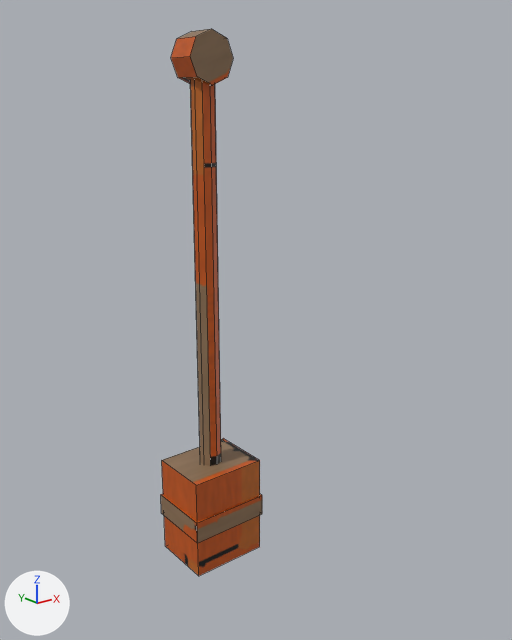
Two versions of the OBJ model assets/models/Hammer_Age3/Hammer_Age3.obj, one commit apart.
Both versions are drawn from a 50 mm lens placed at (-1.99, -2.89, -0.18), pointed at (0.37, 0.06, -1.36). The axes (+X, +Y, +Z) are drawn at lower left. The lights are the same throughout. The picture after the commit comes second. Mesh edges are drawn as thin lines. Where no turn or scale is listed for an object, it has been applied to the vertices.

Objects in the first picture: 'Hammer_Age3'.
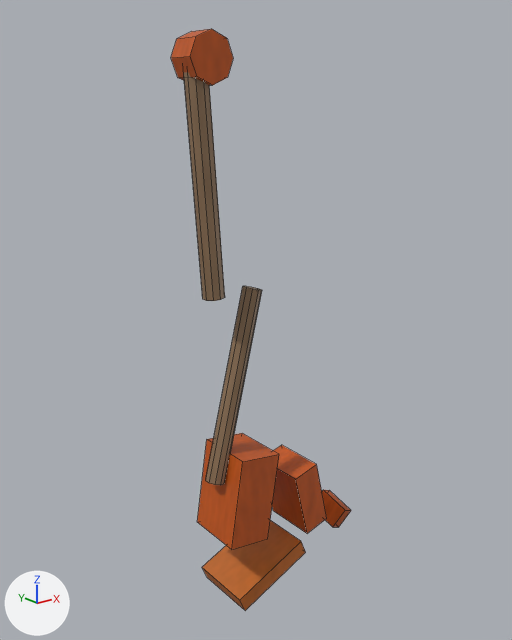
The change in detail:
me_hammer_age3 is used by ob_hammer_age3; location (0.0, 0.0, 0.0).
me_hammer_age3 had 52 vertices, 34 faces and spanned x -0.22..0.22, y -0.18..0.18, z -2.62..0.12.
me_hammer_age3 now has 88 vertices, 58 faces and spans x -0.12..1.04, y -0.19..0.19, z -2.99..0.12.
me_hammer_age3 part 1: the loose piece of 20 vertices spanning x -0.06..0.06, y -0.06..0.06, z -2.2..0.0 is rebuilt with 20 vertices and now spans x -0.1..0.1, y -0.06..0.06, z -1.16..0.0.
me_hammer_age3 part 2: the loose piece of 8 vertices spanning x -0.21..0.21, y -0.17..0.17, z -2.62..-2.08 is rebuilt with 8 vertices and now spans x 0.01..0.35, y -0.17..0.17, z -2.6..-2.04.
me_hammer_age3 part 3: a new loose piece of 20 vertices spanning x -0.02..0.34, y -0.06..0.05, z -2.23..-1.13, in mat_hammer_age3_baked (picture img_hammer_age3_png).
me_hammer_age3 part 4: the loose piece of 8 vertices spanning x -0.22..0.22, y -0.18..0.18, z -2.41..-2.29 is deleted.
Part 5, on me_hammer_age3:
24 vertices are added at x 0.05..1.04, y -0.19..0.19, z -2.99..-2.26.
18 new faces join them.
me_hammer_age3 part 6: 10 kept faces spanning x -0.12..0.12, y -0.08..0.08, z -0.12..0.12 get new texture (UV) coordinates.

Pixel boxes (x1, y1, x2, y2) of what changed, in the pictures (512 x 640 px):
'Hammer_Age3', reshaped (77% wider, 6% taller): before (161, 29, 262, 576); after (171, 29, 351, 611)
part 1 of me_hammer_age3, rebuilt (31% wider, 41% shorter): before (190, 80, 221, 466); after (184, 72, 225, 301)
part 2 of me_hammer_age3, rebuilt (16% narrower, 16% shorter): before (162, 438, 260, 576); after (197, 433, 279, 549)
part 3 of me_hammer_age3, added (brown): after (206, 286, 262, 485)
part 4 of me_hammer_age3, deleted (brown): before (161, 494, 262, 543)
part 5 of me_hammer_age3, added (brown): after (202, 445, 351, 611)
part 6 of me_hammer_age3, surface changed: (177, 29, 233, 85) in both
